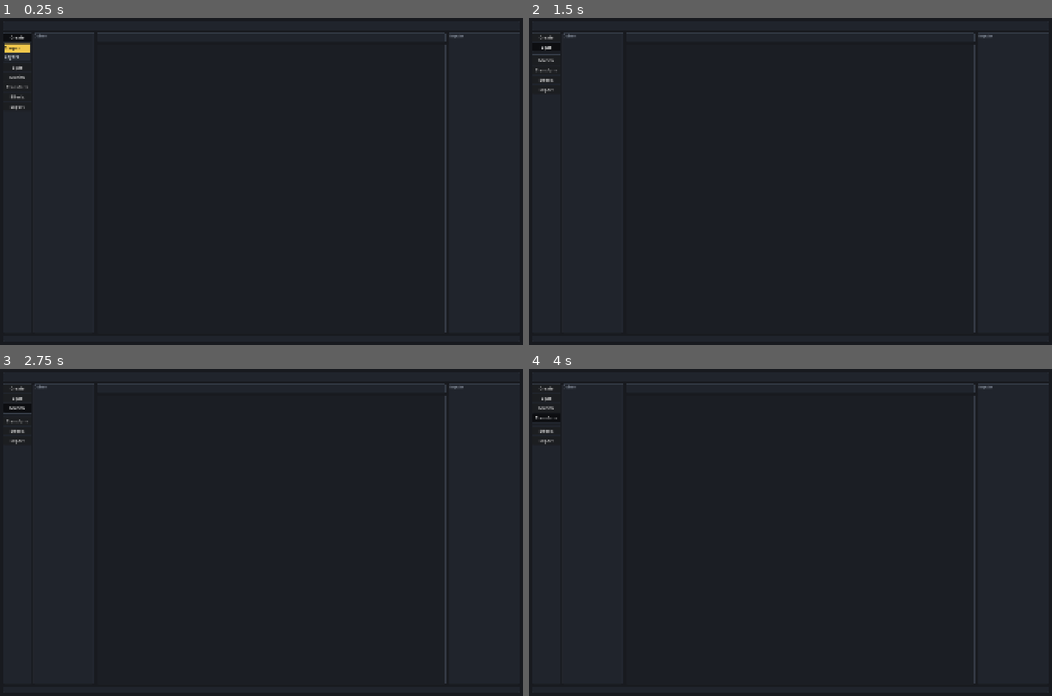
Above: before the commit, frames 1-4 (two rows, left to right).
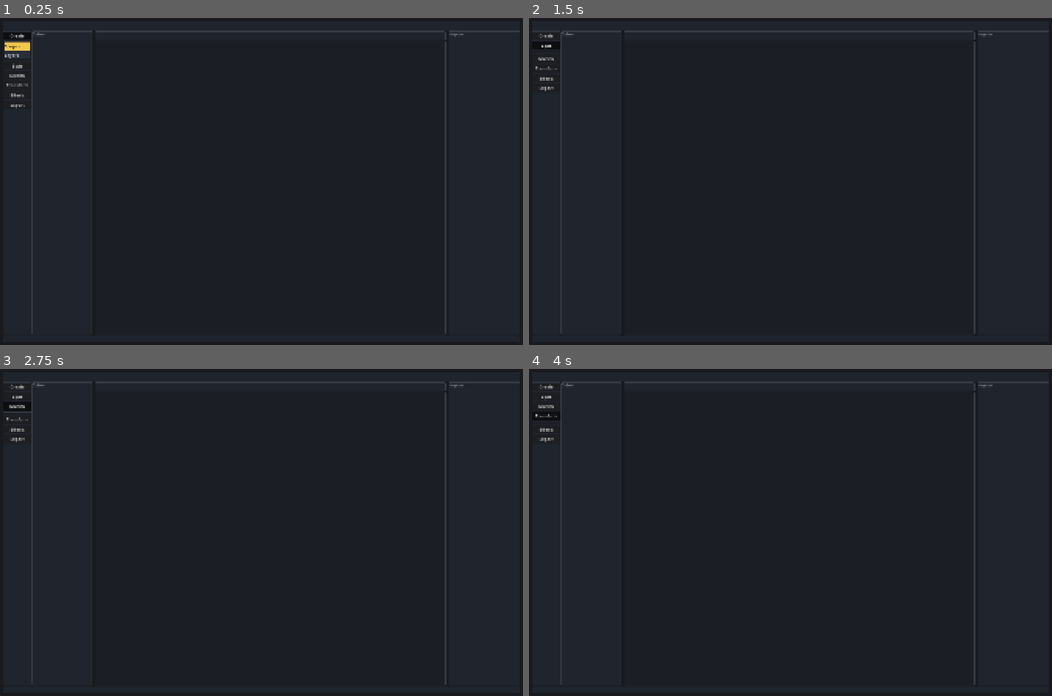
Above: after the commit, the same moments.

Repository: umut144/PolyPixar
Game: Godot game, scene res://scenes/main.tscn
Two runs of this game, one before a commit and one after it. Both use one fixed random seed, a clock stepped at 60 frames per second and the inputs below.
Inputs:
- Up to frame 1 (0.25 s): no input
- Up to frame 2 (1.5 s): click "Create" at 0.5 s; click "Style" at 1.25 s
- Up to frame 3 (2.75 s): click "Motion" at 2 s
- Up to frame 4 (4 s): click "Motion" at 2.75 s; click "Transform" at 3.5 s

The runs differ from the first frame. In frame 1, 1.6% of the frame differs, in the area x 0-100%, y 3-97%; in frame 2, 1.5%; in frame 3, 1.5%; in frame 4, 1.5%.

Commit message:
ui: tighten major panel spacing

Diff:
--- a/scripts/main.gd
+++ b/scripts/main.gd
@@ -28,7 +28,7 @@
 	add_child(root_margin)
 
 	var main_layout := VBoxContainer.new()
-	main_layout.add_theme_constant_override("separation", 8)
+	main_layout.add_theme_constant_override("separation", 2)
 	root_margin.add_child(main_layout)
 
 	var toolbar_panel := _create_panel()
@@ -39,7 +39,7 @@
 
 	var workspace_row := HBoxContainer.new()
 	workspace_row.size_flags_vertical = Control.SIZE_EXPAND_FILL
-	workspace_row.add_theme_constant_override("separation", 8)
+	workspace_row.add_theme_constant_override("separation", 2)
 	main_layout.add_child(workspace_row)
 
 	var module_rail_panel := _create_panel(Color("#20242c"))
@@ -83,7 +83,7 @@
 	var canvas_column := VBoxContainer.new()
 	canvas_column.size_flags_horizontal = Control.SIZE_EXPAND_FILL
 	canvas_column.size_flags_vertical = Control.SIZE_EXPAND_FILL
-	canvas_column.add_theme_constant_override("separation", 8)
+	canvas_column.add_theme_constant_override("separation", 2)
 	canvas_split.add_child(canvas_column)
 
 	var action_bar_panel := _create_panel()
Not shown, changed: AI_CONTEXT.md
Not shown, changed: ARCHITECTURE.md
